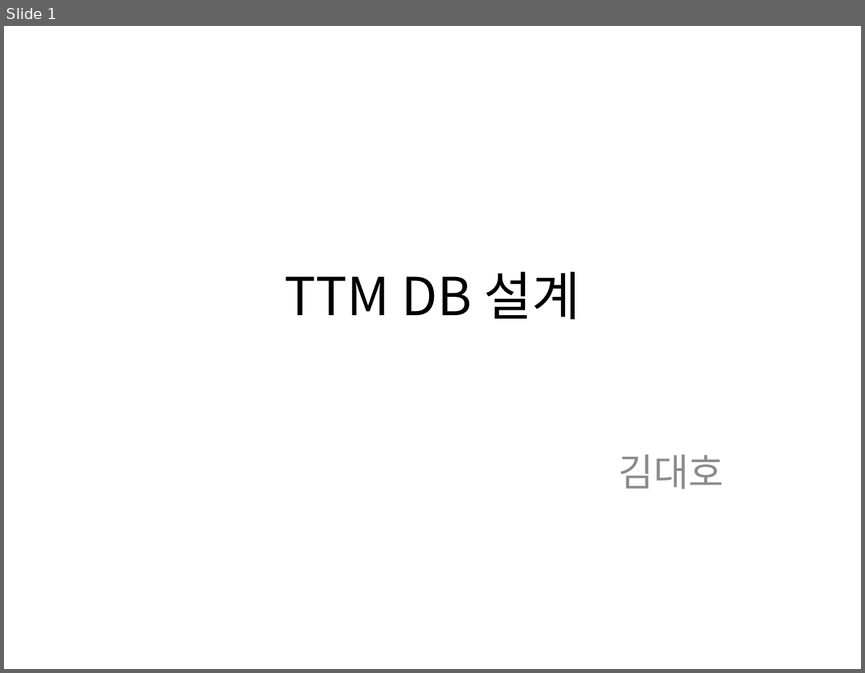
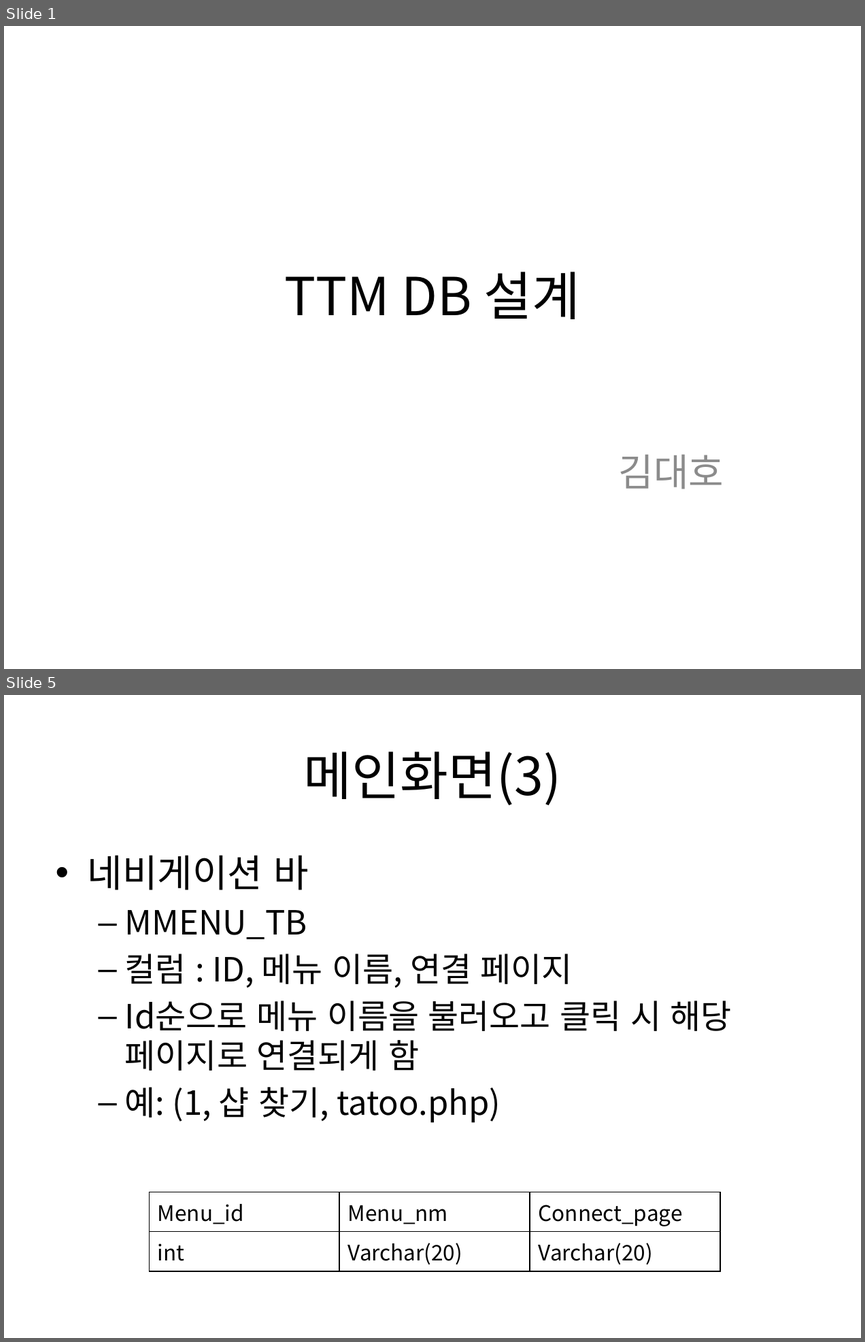
Before and after one commit to kurodari/ttm, a slide deck: docs/ttm DB설계.pptx. Shown one above the other, each under a label of ours: slide 1 before the commit, slides 1 and 5 after it; the slides between them are not shown. The pictures are 865x673 and 865x1342 pixels, drawn with LibreOffice and Linux fonts; fonts in the diff are those of the drawing. Boxes give left, top, right and bottom in pixels: in the first picture for what was removed or moved away, otherwise in the second. Text is boxed around its words. In the diff, an @@ line names an element or a change of style, - is before the commit and + after.

Commit message:
메인화면 DB 테이블 설계

```diff
--- a/docs/ttm DB설계.pptx
+++ b/docs/ttm DB설계.pptx
@@ slide 5 added at box(4, 695, 861, 1338), background #FFFFFF @@
@@ title added at box(304, 751, 561, 805), 44 pt, text #000000 @@
+메인화면(3)
@@ text added at box(88, 855, 732, 1123), 28 pt, text #000000 @@
+• 네비게이션 바
+  – MMENU_TB
+  – 컬럼 : ID, 메뉴 이름, 연결 페이지
+  – Id순으로 메뉴 이름을 불러오고 클릭 시 해당 페이지로 연결되게 함
+  – 예: (1, 샵 찾기, tatoo.php)
@@ table added at box(149, 1192, 719, 1267), 2 rows, 3 columns @@
+Menu_id | Menu_nm | Connect_page
+int | Varchar(20) | Varchar(20)
```
Also in this commit, not shown: 5 other slides added, 1 slide removed.
